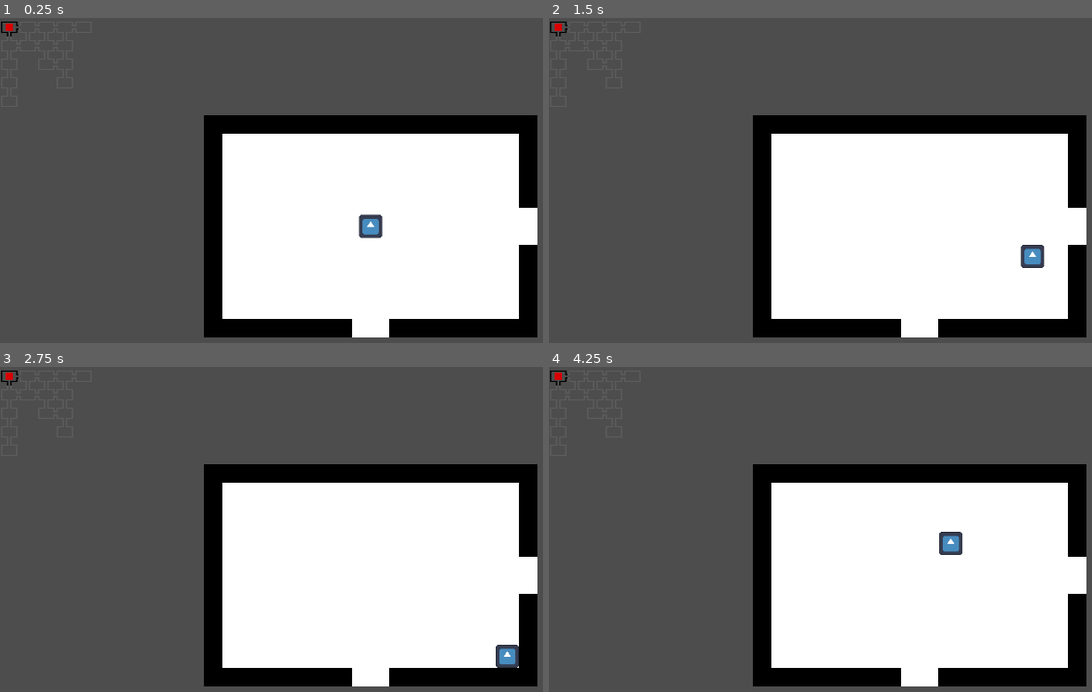
Above: before the commit, frames 1-4 (two rows, left to right).
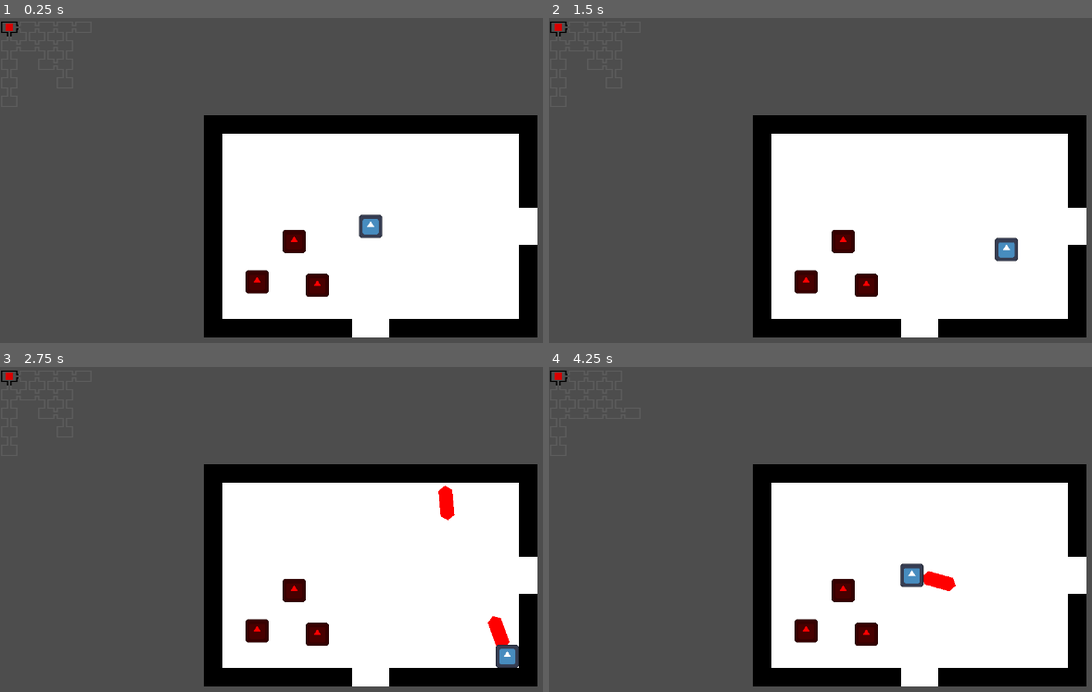
Above: after the commit, the same moments.

Repository: Marcim2489/jam-crie-games
Game: Godot game, scene res://cenas/main.tscn
Same seed, same stepped clock (60 frames per second), same inputs: the game is played once before the commit and once after it. The engine's default icon, where the game draws it, is replaced by a stand-in: a white triangle on a blue panel in a dark square.
Inputs (mouse positions are in pixels of both pictures, inside the frame that each line leads up to):
- Up to frame 1 (0.25 s): no input
- Up to frame 2 (1.5 s): tap Enter at 0.5 s; move the mouse to (1081, 206) at 0.52 s; press the mouse at (1081, 206) at 0.53 s; hold Right (ui_right) 0.53-1.28 s; move the mouse to (771, 248) at 1.27 s; release the mouse at (771, 248) at 1.28 s; hold Down (ui_down) from 1.28 s (still down); click (771, 248) at 1.35 s
- Up to frame 3 (2.75 s): move the mouse to (445, 484) at 2.02 s; release Down (ui_down) at 2.03 s; press the mouse at (445, 484) at 2.03 s; hold Right (ui_right) from 2.03 s (still down)
- Up to frame 4 (4.25 s): move the mouse to (880, 659) at 2.77 s; release Right (ui_right) at 2.78 s; release the mouse at (880, 659) at 2.78 s; hold Up (ui_up) 2.78-3.53 s; click (880, 659) at 2.85 s; move the mouse to (outside the picture) at 3.52 s; press the mouse at (outside the picture) at 3.53 s; hold Left (ui_left) from 3.53 s (still down); tap Escape (resetar, bound only after the commit) at 4.15 s

The runs differ from the first frame. In frame 1, 0.9% of the frame differs, in the area x 45-61%, y 64-87%; in frame 2, 1.5%; in frame 3, 1.4%; in frame 4, 1.8%, in the area x 45-77%, y 50-87%.

Commit message:
protótipo sistema de combate

Diff:
--- /dev/null
+++ b/cenas/inimigo.tscn
@@ -0,0 +1,42 @@
+[gd_scene format=3 uid="uid://dxhdi3nemo5jd"]
+
+[ext_resource type="Texture2D" uid="uid://njubn7lqiskg" path="res://assets/icon.svg" id="1_1nma5"]
+[ext_resource type="Script" uid="uid://f1cgsdkjwa8j" path="res://scripts/entidade.gd" id="1_l8wry"]
+[ext_resource type="Script" uid="uid://bawd3nipgriib" path="res://scripts/hurtbox.gd" id="3_g2cae"]
+[ext_resource type="Script" uid="uid://c6yoph065dhpl" path="res://scripts/hitbox.gd" id="4_n5rp5"]
+
+[sub_resource type="RectangleShape2D" id="RectangleShape2D_wx7i4"]
+
+[node name="inimigo" type="CharacterBody2D" unique_id=1516495147 node_paths=PackedStringArray("hurtbox", "guardaProjetil")]
+collision_layer = 4
+collision_mask = 0
+script = ExtResource("1_l8wry")
+hurtbox = NodePath("hurtbox")
+guardaProjetil = NodePath("Node")
+
+[node name="Sprite2D" type="Sprite2D" parent="." unique_id=2049685731]
+modulate = Color(1, 0, 0, 1)
+scale = Vector2(0.15625, 0.15625)
+texture = ExtResource("1_1nma5")
+
+[node name="CollisionShape2D" type="CollisionShape2D" parent="." unique_id=430073565]
+shape = SubResource("RectangleShape2D_wx7i4")
+
+[node name="hurtbox" type="Area2D" parent="." unique_id=2025863822]
+collision_layer = 0
+collision_mask = 8
+script = ExtResource("3_g2cae")
+vidaMaxima = 30
+
+[node name="CollisionShape2D" type="CollisionShape2D" parent="hurtbox" unique_id=1986640351]
+shape = SubResource("RectangleShape2D_wx7i4")
+
+[node name="Node" type="Node" parent="." unique_id=673895474]
+
+[node name="hitbox" type="CharacterBody2D" parent="." unique_id=1328480869]
+collision_layer = 16
+collision_mask = 0
+script = ExtResource("4_n5rp5")
+
+[node name="CollisionShape2D" type="CollisionShape2D" parent="hitbox" unique_id=1440946783]
+shape = SubResource("RectangleShape2D_wx7i4")
--- a/cenas/player.tscn
+++ b/cenas/player.tscn
@@ -2,12 +2,16 @@
 
 [ext_resource type="Texture2D" uid="uid://njubn7lqiskg" path="res://assets/icon.svg" id="1_8or6t"]
 [ext_resource type="Script" uid="uid://b5xtub1q7iims" path="res://scripts/player.gd" id="1_unwft"]
+[ext_resource type="Script" uid="uid://bawd3nipgriib" path="res://scripts/hurtbox.gd" id="3_kthid"]
 
 [sub_resource type="RectangleShape2D" id="RectangleShape2D_wx7i4"]
 
-[node name="player" type="CharacterBody2D" unique_id=175035773]
+[node name="player" type="CharacterBody2D" unique_id=175035773 node_paths=PackedStringArray("ataqueCooldown", "hurtbox", "guardaProjetil")]
 collision_layer = 2
 script = ExtResource("1_unwft")
+ataqueCooldown = NodePath("ataque cooldown")
+hurtbox = NodePath("hurtbox")
+guardaProjetil = NodePath("O")
 
 [node name="Sprite2D" type="Sprite2D" parent="." unique_id=1868778543]
 z_index = 1
@@ -16,3 +20,18 @@
 
 [node name="CollisionShape2D" type="CollisionShape2D" parent="." unique_id=1397998837]
 shape = SubResource("RectangleShape2D_wx7i4")
+
+[node name="O" type="Node" parent="." unique_id=2116531236]
+
+[node name="hurtbox" type="Area2D" parent="." unique_id=1430875312]
+collision_layer = 0
+collision_mask = 16
+script = ExtResource("3_kthid")
+vidaMaxima = 20
+
+[node name="CollisionShape2D" type="CollisionShape2D" parent="hurtbox" unique_id=904236176]
+shape = SubResource("RectangleShape2D_wx7i4")
+
+[node name="ataque cooldown" type="Timer" parent="." unique_id=847514457]
+wait_time = 0.6
+one_shot = true
--- /dev/null
+++ b/cenas/projetil_player.tscn
@@ -0,0 +1,44 @@
+[gd_scene format=3 uid="uid://dyofvx1o31s1q"]
+
+[ext_resource type="Script" uid="uid://cgk0bme677wjj" path="res://scripts/projetil.gd" id="1_yyet0"]
+[ext_resource type="Script" uid="uid://c6yoph065dhpl" path="res://scripts/hitbox.gd" id="2_iibh6"]
+
+[sub_resource type="CapsuleShape2D" id="CapsuleShape2D_wx7i4"]
+radius = 6.0
+
+[node name="projetil player" type="CharacterBody2D" unique_id=1372900184 node_paths=PackedStringArray("lifeTimer", "detectorCenario", "hitbox")]
+script = ExtResource("1_yyet0")
+lifeTimer = NodePath("lifeTimer")
+detectorCenario = NodePath("detectorcenario")
+hitbox = NodePath("hitbox")
+penetracao = 1
+
+[node name="CollisionShape2D" type="CollisionShape2D" parent="." unique_id=1004631311]
+rotation = 1.5707964
+shape = SubResource("CapsuleShape2D_wx7i4")
+disabled = true
+
+[node name="Polygon2D" type="Polygon2D" parent="." unique_id=593141703]
+color = Color(1, 0, 0, 1)
+polygon = PackedVector2Array(0, -6, 11, -6, 15, 0, 11, 6, -11, 6, -15, 0, -11, -6)
+
+[node name="lifeTimer" type="Timer" parent="." unique_id=1416465383]
+wait_time = 3.0
+one_shot = true
+
+[node name="detectorcenario" type="Area2D" parent="." unique_id=1000655803]
+collision_layer = 0
+collision_mask = 33
+
+[node name="CollisionShape2D" type="CollisionShape2D" parent="detectorcenario" unique_id=1818323868]
+rotation = 1.5707964
+shape = SubResource("CapsuleShape2D_wx7i4")
+
+[node name="hitbox" type="CharacterBody2D" parent="." unique_id=433768110]
+collision_layer = 8
+collision_mask = 0
+script = ExtResource("2_iibh6")
+
+[node name="CollisionShape2D" type="CollisionShape2D" parent="hitbox" unique_id=671292788]
+rotation = 1.5707964
+shape = SubResource("CapsuleShape2D_wx7i4")
--- a/cenas/salas/sala_1_baixo.tscn
+++ b/cenas/salas/sala_1_baixo.tscn
@@ -2,6 +2,7 @@
 
 [ext_resource type="Texture2D" uid="uid://bsagioj6ecrd3" path="res://assets/tilemap placeholder.png" id="1_hayrx"]
 [ext_resource type="PackedScene" uid="uid://ba6r1jaeaignu" path="res://cenas/porta.tscn" id="2_nx312"]
+[ext_resource type="PackedScene" uid="uid://dxhdi3nemo5jd" path="res://cenas/inimigo.tscn" id="3_8afdq"]
 
 [sub_resource type="TileSetAtlasSource" id="TileSetAtlasSource_ye2r3"]
 texture = ExtResource("1_hayrx")
@@ -23,3 +24,12 @@
 [node name="porta" parent="." unique_id=1706015082 instance=ExtResource("2_nx312")]
 position = Vector2(0, 104)
 direcao = 1
+
+[node name="inimigo" parent="." unique_id=1516495147 instance=ExtResource("3_8afdq")]
+position = Vector2(-69, -22)
+
+[node name="inimigo2" parent="." unique_id=1985709723 instance=ExtResource("3_8afdq")]
+position = Vector2(-47, 15)
+
+[node name="inimigo3" parent="." unique_id=414380765 instance=ExtResource("3_8afdq")]
+position = Vector2(35, -16)
--- a/cenas/salas/sala_2_baixo_direita.tscn
+++ b/cenas/salas/sala_2_baixo_direita.tscn
@@ -2,6 +2,7 @@
 
 [ext_resource type="Texture2D" uid="uid://bsagioj6ecrd3" path="res://assets/tilemap placeholder.png" id="1_mgbli"]
 [ext_resource type="PackedScene" uid="uid://ba6r1jaeaignu" path="res://cenas/porta.tscn" id="2_qojyy"]
+[ext_resource type="PackedScene" uid="uid://dxhdi3nemo5jd" path="res://cenas/inimigo.tscn" id="3_2cv70"]
 
 [sub_resource type="TileSetAtlasSource" id="TileSetAtlasSource_ye2r3"]
 texture = ExtResource("1_mgbli")
@@ -27,3 +28,12 @@
 [node name="porta2" parent="." unique_id=286964973 instance=ExtResource("2_qojyy")]
 position = Vector2(152, 0)
 direcao = 2
+
+[node name="inimigo" parent="." unique_id=1516495147 instance=ExtResource("3_2cv70")]
+position = Vector2(-66, 13)
+
+[node name="inimigo2" parent="." unique_id=1587660654 instance=ExtResource("3_2cv70")]
+position = Vector2(-46, 51)
+
+[node name="inimigo3" parent="." unique_id=1377271025 instance=ExtResource("3_2cv70")]
+position = Vector2(-98, 48)
--- a/project.godot
+++ b/project.godot
@@ -26,6 +26,51 @@
 window/size/mode=2
 window/stretch/mode="viewport"
 
+[input]
+
+ui_left={
+"deadzone": 0.5,
+"events": [Object(InputEventKey,"resource_local_to_scene":false,"resource_name":"","device":16,"window_id":0,"alt_pressed":false,"shift_pressed":false,"ctrl_pressed":false,"meta_pressed":false,"pressed":false,"keycode":4194319,"physical_keycode":0,"key_label":0,"unicode":0,"location":0,"echo":false,"script":null)
+, Object(InputEventJoypadButton,"resource_local_to_scene":false,"resource_name":"","device":-1,"button_index":13,"pressure":0.0,"pressed":false,"script":null)
+, Object(InputEventJoypadMotion,"resource_local_to_scene":false,"resource_name":"","device":-1,"axis":0,"axis_value":-1.0,"script":null)
+, Object(InputEventKey,"resource_local_to_scene":false,"resource_name":"","device":-1,"window_id":0,"alt_pressed":false,"shift_pressed":false,"ctrl_pressed":false,"meta_pressed":false,"pressed":false,"keycode":0,"physical_keycode":65,"key_label":0,"unicode":97,"location":0,"echo":false,"script":null)
+]
+}
+ui_right={
+"deadzone": 0.5,
+"events": [Object(InputEventKey,"resource_local_to_scene":false,"resource_name":"","device":16,"window_id":0,"alt_pressed":false,"shift_pressed":false,"ctrl_pressed":false,"meta_pressed":false,"pressed":false,"keycode":4194321,"physical_keycode":0,"key_label":0,"unicode":0,"location":0,"echo":false,"script":null)
+, Object(InputEventJoypadButton,"resource_local_to_scene":false,"resource_name":"","device":-1,"button_index":14,"pressure":0.0,"pressed":false,"script":null)
+, Object(InputEventJoypadMotion,"resource_local_to_scene":false,"resource_name":"","device":-1,"axis":0,"axis_value":1.0,"script":null)
+, Object(InputEventKey,"resource_local_to_scene":false,"resource_name":"","device":-1,"window_id":0,"alt_pressed":false,"shift_pressed":false,"ctrl_pressed":false,"meta_pressed":false,"pressed":false,"keycode":0,"physical_keycode":68,"key_label":0,"unicode":100,"location":0,"echo":false,"script":null)
+]
+}
+ui_up={
+"deadzone": 0.5,
+"events": [Object(InputEventKey,"resource_local_to_scene":false,"resource_name":"","device":16,"window_id":0,"alt_pressed":false,"shift_pressed":false,"ctrl_pressed":false,"meta_pressed":false,"pressed":false,"keycode":4194320,"physical_keycode":0,"key_label":0,"unicode":0,"location":0,"echo":false,"script":null)
+, Object(InputEventJoypadButton,"resource_local_to_scene":false,"resource_name":"","device":-1,"button_index":11,"pressure":0.0,"pressed":false,"script":null)
+, Object(InputEventJoypadMotion,"resource_local_to_scene":false,"resource_name":"","device":-1,"axis":1,"axis_value":-1.0,"script":null)
+, Object(InputEventKey,"resource_local_to_scene":false,"resource_name":"","device":-1,"window_id":0,"alt_pressed":false,"shift_pressed":false,"ctrl_pressed":false,"meta_pressed":false,"pressed":false,"keycode":0,"physical_keycode":87,"key_label":0,"unicode":119,"location":0,"echo":false,"script":null)
+]
+}
+ui_down={
+"deadzone": 0.5,
+"events": [Object(InputEventKey,"resource_local_to_scene":false,"resource_name":"","device":16,"window_id":0,"alt_pressed":false,"shift_pressed":false,"ctrl_pressed":false,"meta_pressed":false,"pressed":false,"keycode":4194322,"physical_keycode":0,"key_label":0,"unicode":0,"location":0,"echo":false,"script":null)
+, Object(InputEventJoypadButton,"resource_local_to_scene":false,"resource_name":"","device":-1,"button_index":12,"pressure":0.0,"pressed":false,"script":null)
+, Object(InputEventJoypadMotion,"resource_local_to_scene":false,"resource_name":"","device":-1,"axis":1,"axis_value":1.0,"script":null)
+, Object(InputEventKey,"resource_local_to_scene":false,"resource_name":"","device":-1,"window_id":0,"alt_pressed":false,"shift_pressed":false,"ctrl_pressed":false,"meta_pressed":false,"pressed":false,"keycode":0,"physical_keycode":83,"key_label":0,"unicode":115,"location":0,"echo":false,"script":null)
+]
+}
+ataque={
+"deadzone": 0.2,
+"events": [Object(InputEventMouseButton,"resource_local_to_scene":false,"resource_name":"","device":-1,"window_id":0,"alt_pressed":false,"shift_pressed":false,"ctrl_pressed":false,"meta_pressed":false,"button_mask":0,"position":Vector2(0, 0),"global_position":Vector2(0, 0),"factor":1.0,"button_index":1,"canceled":false,"pressed":false,"double_click":false,"script":null)
+]
+}
+resetar={
+"deadzone": 0.2,
+"events": [Object(InputEventKey,"resource_local_to_scene":false,"resource_name":"","device":-1,"window_id":0,"alt_pressed":false,"shift_pressed":false,"ctrl_pressed":false,"meta_pressed":false,"pressed":false,"keycode":0,"physical_keycode":4194305,"key_label":0,"unicode":0,"location":0,"echo":false,"script":null)
+]
+}
+
 [layer_names]
 
 2d_physics/layer_1="chao"
--- a/scripts/camera_2d.gd
+++ b/scripts/camera_2d.gd
@@ -1,13 +1,10 @@
 extends Camera2D
 
-var velocidade : int = 1000
-
-# Called when the node enters the scene tree for the first time.
 func _ready() -> void:
 	SalaManager.entrouNaSala.connect(posicionar)
 
 func posicionar(sala : Vector2i):
 	global_position = Vector2i(
-		sala.x*16*18*2,
-		sala.y*16*12*2,
+		sala.x*SalaManager.tamanhoTile*SalaManager.tilesHorizontal*SalaManager.separacaoEntreSalas,
+		sala.y*SalaManager.tamanhoTile*SalaManager.tilesVertical*SalaManager.separacaoEntreSalas,
 	)
--- /dev/null
+++ b/scripts/entidade.gd
@@ -0,0 +1,13 @@
+extends CharacterBody2D
+class_name Entidade
+
+@export var velocidadeMovimento : int = 100
+@export var hurtbox : Hurtbox
+@export var guardaProjetil : Node
+
+func _ready() -> void:
+	if(hurtbox != null):
+		hurtbox.morreu.connect(morrer)
+
+func morrer():
+	call_deferred("queue_free")
--- a/scripts/gerador_de_salas.gd
+++ b/scripts/gerador_de_salas.gd
@@ -30,6 +30,10 @@
 
 var primeiraSala : Vector2i = Vector2i(0,0)
 
+func _input(event: InputEvent) -> void:
+	if event.is_action_pressed("resetar"):
+		get_tree().reload_current_scene()
+
 func _ready() -> void:
 	var x : int = 0
 	var y : int = 0
@@ -49,8 +53,8 @@
 		var instanciaSala : Node2D = load(verificarAdjacencia(sala)).instantiate()
 		add_child(instanciaSala)
 		instanciaSala.global_position = Vector2i(
-			sala.x*16*18*2,
-			sala.y*16*12*2,
+			sala.x*SalaManager.tamanhoTile*SalaManager.tilesHorizontal*SalaManager.separacaoEntreSalas,
+			sala.y*SalaManager.tamanhoTile*SalaManager.tilesVertical*SalaManager.separacaoEntreSalas,
 		)
 	SalaManager.setarSala(primeiraSala, player)
 	#player.global_position = Vector2i(
--- /dev/null
+++ b/scripts/hitbox.gd
@@ -0,0 +1,9 @@
+extends Node2D
+class_name Hitbox
+
+@export var dano : int = 10
+
+signal atingiu
+
+func emitirAtingiu():
+	atingiu.emit()
--- /dev/null
+++ b/scripts/hurtbox.gd
@@ -0,0 +1,23 @@
+extends Area2D
+class_name Hurtbox
+
+@export var vidaMaxima : int = 100
+var vidaAtual : int
+
+signal morreu
+signal mudouVida (atual : int, max : int)
+
+func _enter_tree() -> void:
+	vidaAtual = vidaMaxima
+	body_entered.connect(tomarDano)
+
+func tomarDano(body : Node2D):
+	print("a")
+	if body is Hitbox:
+		print("tomoudano")
+		body.emitirAtingiu()
+		vidaAtual -= body.dano
+		mudouVida.emit(vidaAtual, vidaMaxima)
+		if(vidaAtual <= 0):
+			vidaAtual = 0
+			morreu.emit()
--- a/scripts/player.gd
+++ b/scripts/player.gd
@@ -1,8 +1,12 @@
-extends CharacterBody2D
+extends Entidade
 class_name Player
 
-@export var velocidade : int = 130
+@export var ataqueCooldown : Timer
+@export var velocidadeProjetil : int = 180
+@export var projectileOffset : int = 10
 var direcao : Vector2 = Vector2.ZERO
+
+const PROJETIL_PLAYER = preload("uid://dyofvx1o31s1q")
 
 func _process(_delta: float) -> void:
 	direcao = Vector2.ZERO
@@ -15,5 +19,12 @@
 	if(Input.is_action_pressed("ui_up")):
 		direcao.y -=1
 	direcao = direcao.normalized()
-	velocity = velocidade * direcao
+	velocity = velocidadeMovimento * direcao
 	move_and_slide()
+	if Input.is_action_pressed("ataque") and ataqueCooldown.is_stopped():
+		var direcaoAtaque : Vector2 = (get_global_mouse_position() - global_position).normalized()
+		var projetilInstancia : Projetil = PROJETIL_PLAYER.instantiate()
+		guardaProjetil.add_child(projetilInstancia)
+		projetilInstancia.global_position = global_position + direcaoAtaque*projectileOffset
+		projetilInstancia.lancar(velocidadeProjetil, direcaoAtaque)
+		ataqueCooldown.start()
--- /dev/null
+++ b/scripts/projetil.gd
@@ -0,0 +1,43 @@
+extends CharacterBody2D
+class_name Projetil
+
+@export var lifeTimer : Timer
+@export var detectorCenario : Area2D
+@export var hitbox : Hitbox
+@export var penetracao : int = 2
+var inimigosAtingidos : int = 0
+
+func _ready() -> void:
+	if lifeTimer != null:
+		lifeTimer.timeout.connect(finalizarVida)
+		lifeTimer.start()
+	if detectorCenario != null:
+		detectorCenario.body_entered.connect(bodyEntered)
+		detectorCenario.area_entered.connect(areaEntered)
+	if hitbox:
+		hitbox.atingiu.connect(aoAtingir)
+
+func aoAtingir():
+	inimigosAtingidos += 1
+	if(inimigosAtingidos >= penetracao):
+		finalizarVida()
+
+func _process(_delta: float) -> void:
+	move_and_slide()
+
+func lancar(velocidade: int, direcao : Vector2):
+	velocity = velocidade * direcao
+	look_at(global_position + 10*direcao)
+
+func bodyEntered(body: Node2D):
+	if body is Entidade:
+		return
+	finalizarVida()
+
+func areaEntered(area : Area2D):
+	if area is Hurtbox:
+		return
+	finalizarVida()
+
+func finalizarVida():
+	call_deferred("queue_free")
--- a/scripts/sala_manager.gd
+++ b/scripts/sala_manager.gd
@@ -4,18 +4,29 @@
 
 signal entrouNaSala (sala : Vector2i)
 
+var tamanhoTile : int = 16
+var tilesHorizontal = 18
+var tilesVertical = 12
+
+var offsetVertical : int = 4
+var offsetHorizontal : int = 7
+
+var separacaoEntreSalas : int = 2
+
 func mudarSala(direcao : Vector2i, body : Node2D):
 	salaAtual += direcao
 	body.global_position = Vector2i(
-		salaAtual.x*16*18*2 - direcao.x*16*7,
-		salaAtual.y*16*12*2 - direcao.y*16*4,
+		salaAtual.x*tamanhoTile*tilesHorizontal*separacaoEntreSalas
+		 - direcao.x*tamanhoTile*offsetHorizontal,
+		salaAtual.y*tamanhoTile*tilesVertical*separacaoEntreSalas
+		 - direcao.y*tamanhoTile*offsetVertical
 	)
 	entrouNaSala.emit(salaAtual)
 
 func setarSala(sala : Vector2i, body : Node2D):
 	salaAtual = sala
 	body.global_position = Vector2i(
-		salaAtual.x*16*18*2,
-		salaAtual.y*16*12*2,
+		salaAtual.x*tamanhoTile*tilesHorizontal*separacaoEntreSalas,
+		salaAtual.y*tamanhoTile*tilesVertical*separacaoEntreSalas,
 	)
 	entrouNaSala.emit(salaAtual)
Not shown, added: scripts/entidade.gd.uid
Not shown, added: scripts/hitbox.gd.uid
Not shown, added: scripts/hurtbox.gd.uid
Not shown, added: scripts/projetil.gd.uid
